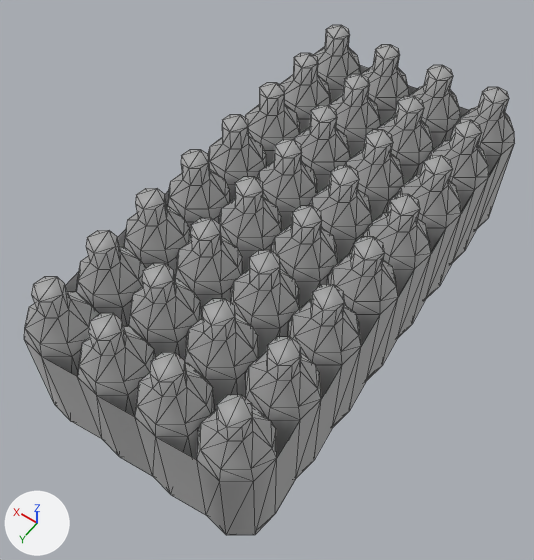
The FBX model EasyPacking/media/models_X/WorldItems/pack_of_water_bottles.fbx, before and after one commit.
The view is the same before and after, from a camera (50 mm lens) standing at (-0.00343, 0.00544, 0.00869) and looking at (0.00009, 0.0005, 0.00093). Arrows for +X, +Y and +Z are at lower left; the lights stay in place. Mesh edges are drawn as thin lines. Where no turn or scale is listed for an object, it has been applied to the vertices. Vertices at the same position are counted once.

The first picture shows 'WaterBottlePack'.
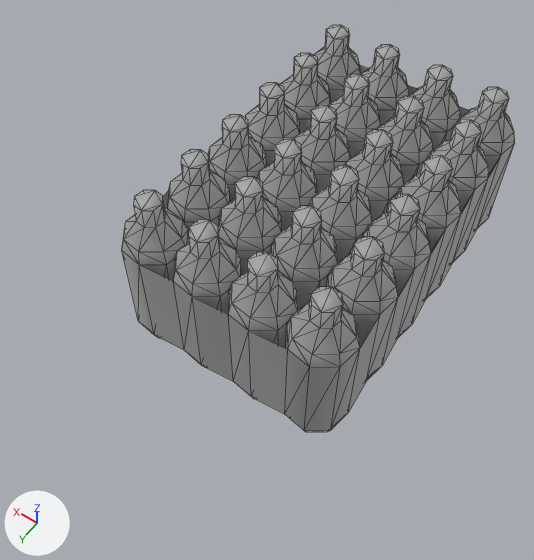
The newer file is also turned or shifted as a whole; pictures and numbers use the older file's frame.

The edits, one by one:
me_mesh_009 is used by ob_waterbottlepack; location (0.0, 0.0, 0.0).
me_mesh_009 had 1536 vertices, 2964 faces and spanned x -0.00166..0.00167, y -0.0033..0.00332, z 0.0..0.00241.
me_mesh_009 now has 1152 vertices, 2224 faces and spans x -0.00166..0.00167, y -0.0033..0.00171, z 0.0..0.00241.
me_mesh_009 part 1: the loose piece of 48 vertices spanning x -0.00001..0.00084, y 0.00166..0.0025, z 0.0..0.00241 is deleted.
me_mesh_009 part 2: the loose piece of 48 vertices spanning x -0.00083..0.00001, y 0.00166..0.0025, z 0.0..0.00241 is deleted.
me_mesh_009 part 3: 192 vertices moved from x -0.00166..0.00167, y 0.00083..0.00168, z 0.0..0.00241 to x -0.00166..0.00167, y 0.00087..0.00171, z 0.0..0.00241; 288 vertices removed from x -0.00166..0.00167, y 0.00166..0.00332, z 0.0..0.00241.

Pixel boxes (x1, y1, x2, y2) of what changed, in the pictures (534 x 560 px):
'WaterBottlePack', reshaped (20% narrower, 20% shorter)
    before: (24, 25, 515, 535)
    after: (122, 25, 515, 432)
part 1 of me_mesh_009, deleted
    before: (129, 263, 202, 361)
part 2 of me_mesh_009, deleted
    before: (185, 299, 258, 410)
part 3 of me_mesh_009, cut back
    before: (24, 188, 380, 535)
    after: (122, 190, 380, 432)
